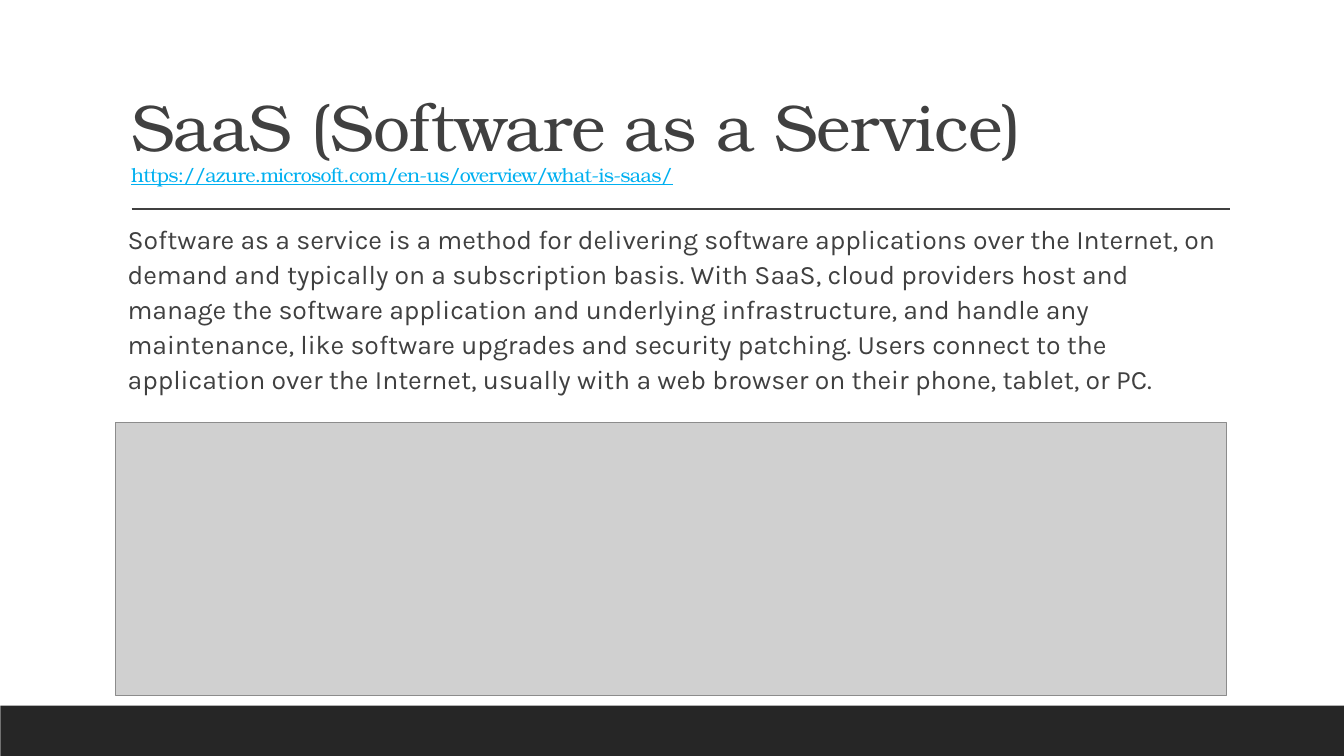
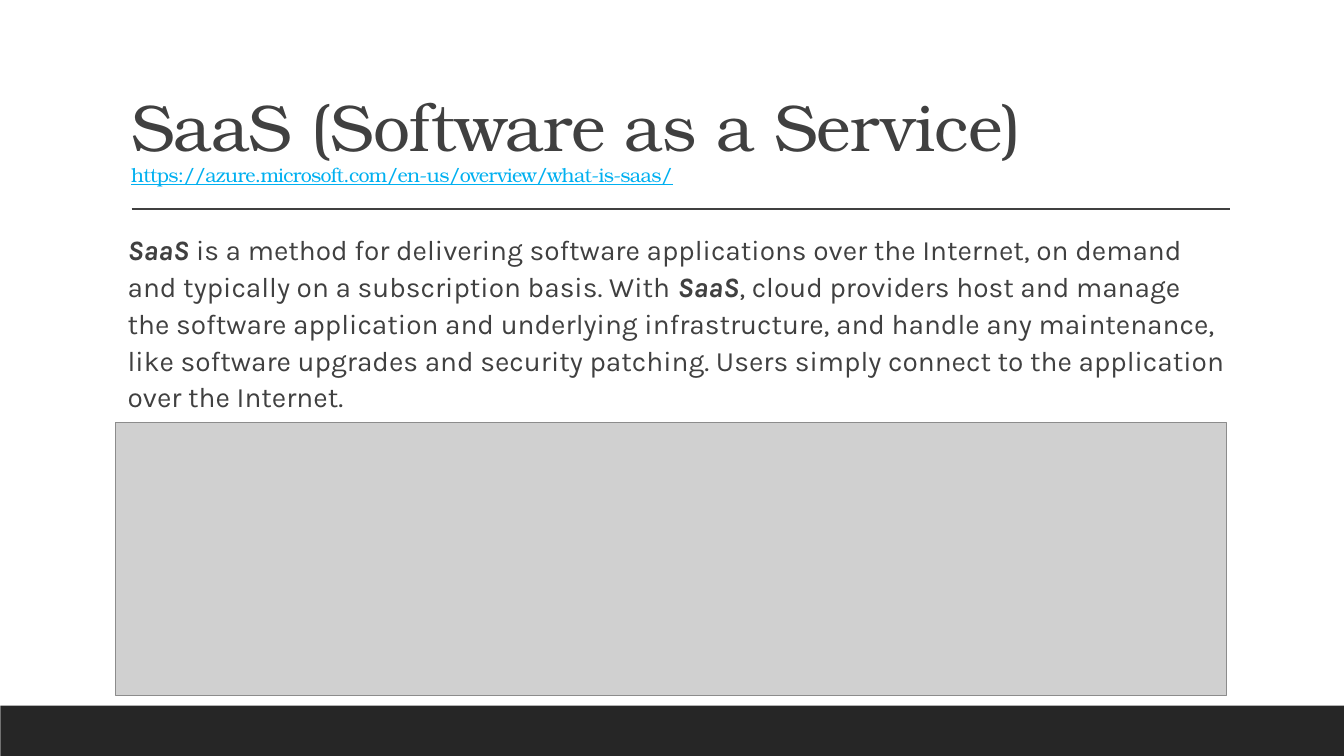
Before and after one commit to 2002-feb24-net/trainer-code, a slide deck: slide 10 of REPO_MarksCodeAndPPTs/DotNetPPTs/dotnetWeek4Ppts/D20_.NET_CloudComputingBasicsAndModels.pptx. Drawn at 1344x756 pixels with LibreOffice and Linux fonts; fonts in the diff are those of the drawing; grey boxes stand for pictures. Boxes give left, top, right and bottom in pixels: in the first picture for what was removed or moved away, otherwise in the second. Text is boxed around its words. In the diff, an @@ line names an element or a change of style, - is before the commit and + after.

Commit message:
modifies Cloud ppt

```diff
--- a/REPO_MarksCodeAndPPTs/DotNetPPTs/dotnetWeek4Ppts/D20_.NET_CloudComputingBasicsAndModels.pptx
+++ b/REPO_MarksCodeAndPPTs/DotNetPPTs/dotnetWeek4Ppts/D20_.NET_CloudComputingBasicsAndModels.pptx
@@ text at (x1=128, y1=240, x2=1224, y2=408): text changed; size 19 to 20 pt @@
-  Software as a service is a method for delivering software applications over the Internet, on demand and typically on a subscription basis. With SaaS, cloud providers host and manage the software application and underlying infrastructure, and handle any maintenance, like software upgrades and security patching. Users connect to the application over the Internet, usually with a web browser on their phone, tablet, or PC.
+  SaaS is a method for delivering software applications over the Internet, on demand and typically on a subscription basis. With SaaS, cloud providers host and manage the software application and underlying infrastructure, and handle any maintenance, like software upgrades and security patching. Users simply connect to the application over the Internet.
```
Also in this commit, not shown: 5 other slides changed, 4 other files.
